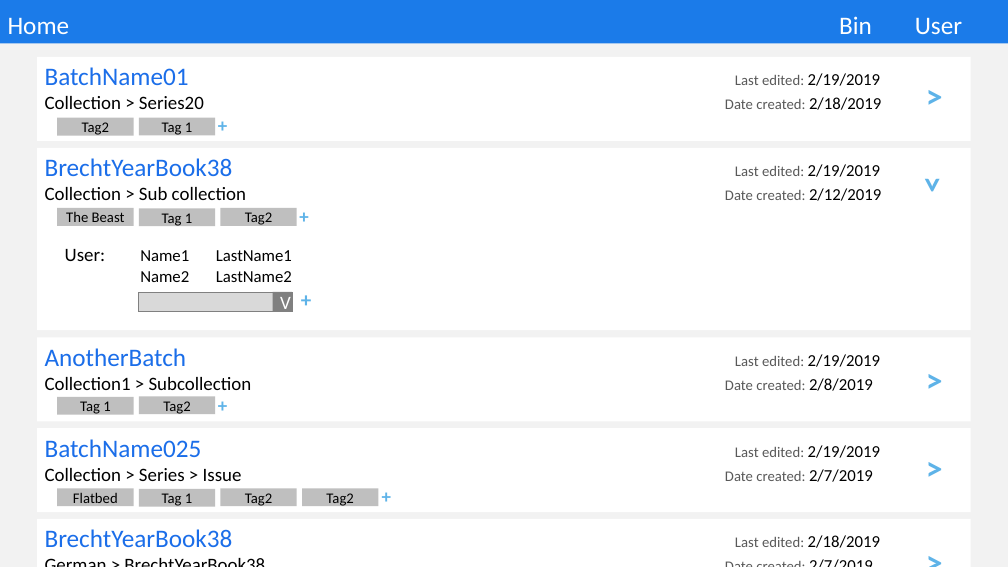
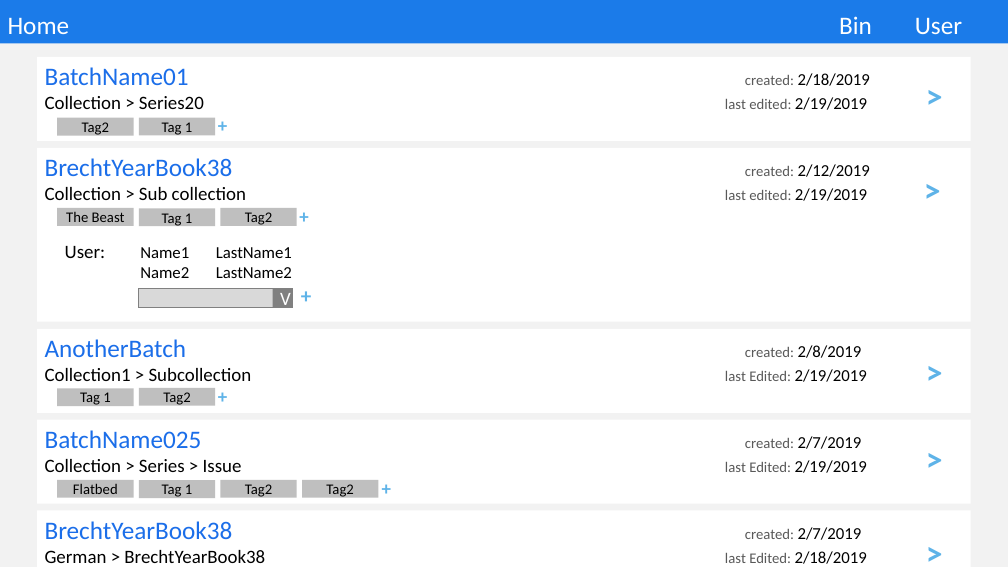
Before and after one commit to pongmorrakot/ReformattingSheet, a slide deck: slide 2 of reformatting sheet wireframe.pptx (slide 5 before the commit). Drawn at 1008x567 pixels with LibreOffice and Linux fonts; fonts in the diff are those of the drawing. Boxes give left, top, right and bottom in pixels: in the first picture for what was removed or moved away, otherwise in the second. Text is boxed around its words. In the diff, an @@ line names an element or a change of style, - is before the commit and + after.

```diff
--- a/reformatting sheet wireframe.pptx
+++ b/reformatting sheet wireframe.pptx
@@ text in rectangle at [45, 67, 870, 110]: text changed @@
-BatchName01 Last edited: 2/19/2019
-Collection > Series20 Date created: 2/18/2019
+BatchName01 created: 2/18/2019
+Collection > Series20 last edited: 2/19/2019
@@ rectangle "BrechtYearBook38 created: 2/12/2019": place and size @@
-rectangle "BrechtYearBook38 created: 2/12/2019" at [37, 148, 971, 330]
+rectangle "BrechtYearBook38 created: 2/12/2019" at [37, 148, 971, 322]
@@ text in rectangle at [45, 158, 870, 201]: text changed @@
-BrechtYearBook38 Last edited: 2/19/2019
-Collection > Sub collection Date created: 2/12/2019
+BrechtYearBook38 created: 2/12/2019
+Collection > Sub collection last edited: 2/19/2019
@@ text ">" at [917, 166, 949, 214]: rotation 90 to 0 degrees @@
@@ 2 rectangles, 1 text: place and size @@
-2 rectangles, 1 text at [65, 249, 293, 312]
+2 rectangles, 1 text at [65, 246, 293, 308]
@@ text in rectangle at [45, 339, 867, 382]: text changed @@
-AnotherBatch Last edited: 2/19/2019
-Collection1 > Subcollection Date created: 2/8/2019
+AnotherBatch created: 2/8/2019
+Collection1 > Subcollection last Edited: 2/19/2019
@@ 9 rectangles, 5 texts: place and size @@
-9 rectangles, 5 texts at [37, 337, 971, 567]
+9 rectangles, 5 texts at [37, 329, 971, 567]
@@ text in rectangle at [45, 430, 867, 473]: text changed; size 14 to 18 pt @@
-BatchName025 Last edited: 2/19/2019
-Collection > Series > Issue Date created: 2/7/2019
+BatchName025 created: 2/7/2019
+Collection > Series > Issue last Edited: 2/19/2019
@@ text in rectangle at [124, 527, 867, 564]: text changed; size 14 to 18 pt @@
-BrechtYearBook38 Last edited: 2/18/2019
-German > BrechtYearBook38 Date created: 2/7/2019
+BrechtYearBook38 created: 2/7/2019
+German > BrechtYearBook38 last Edited: 2/18/2019
```
Also in this commit, not shown: 3 other slides changed, 1 slide added.
